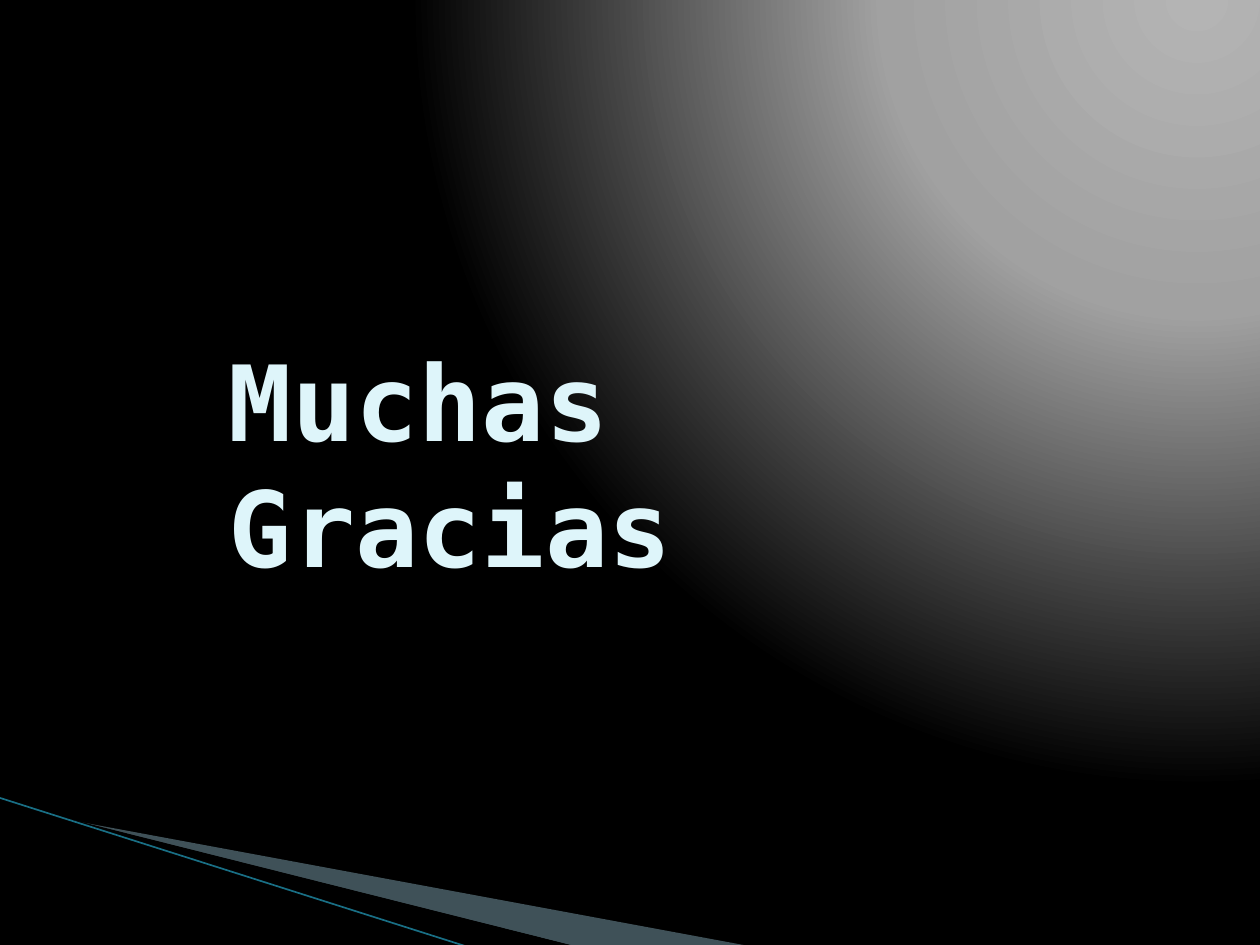
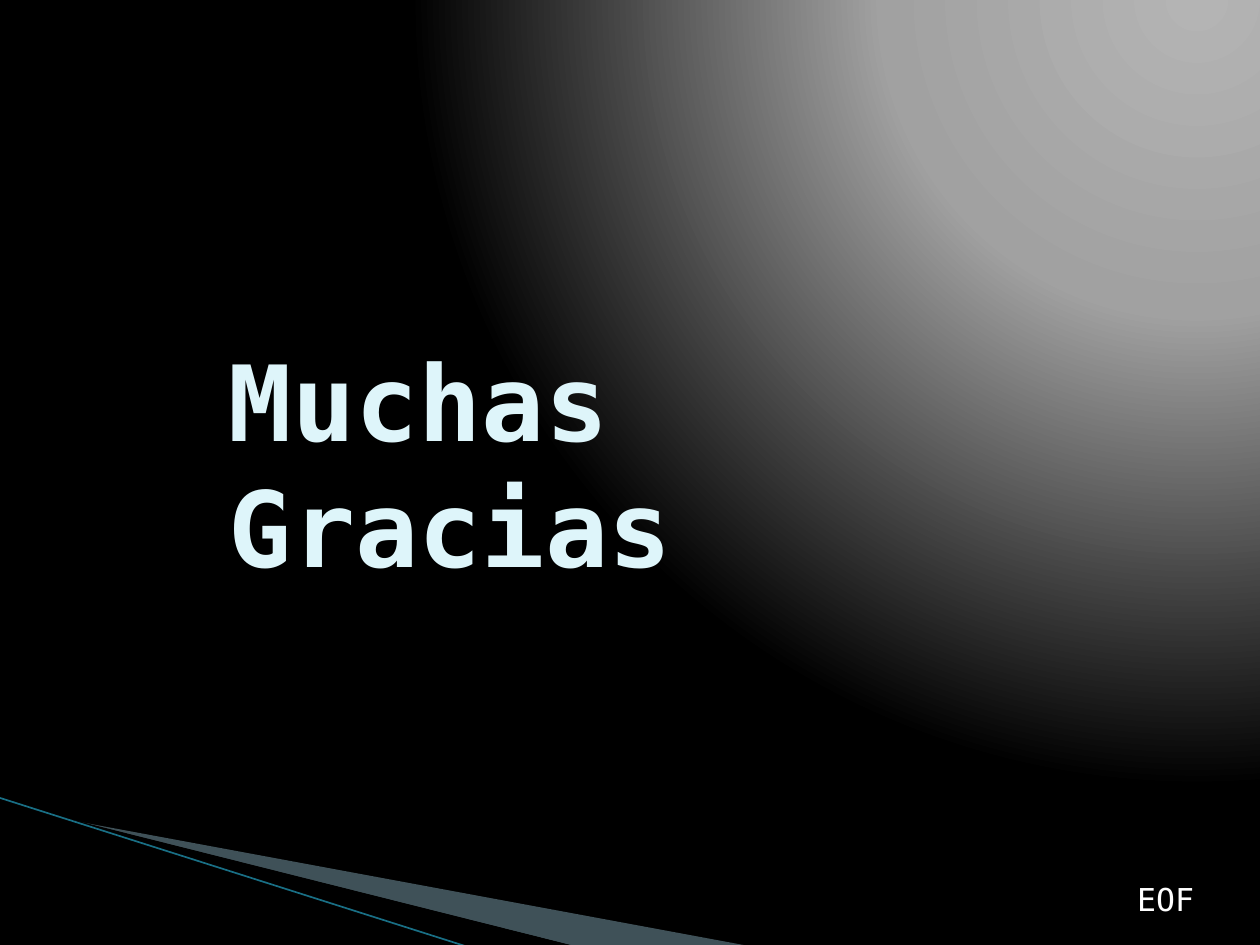
Before and after one commit to maurociancio/parallel-editor, a slide deck: slide 19 of doc/presentacion/presentacion.pptx. Drawn at 1260x945 pixels with LibreOffice and Linux fonts; fonts in the diff are those of the drawing; background and template pictures are left out. Boxes give left, top, right and bottom in pixels: in the first picture for what was removed or moved away, otherwise in the second. Text is boxed around its words. In the diff, an @@ line names an element or a change of style, - is before the commit and + after.

```diff
--- a/doc/presentacion/presentacion.pptx
+++ b/doc/presentacion/presentacion.pptx
@@ text added at [1137, 887, 1194, 912], 18 pt, text #FFFFFF @@
+EOF
```
Also in this commit, not shown: 1 other slide changed.
